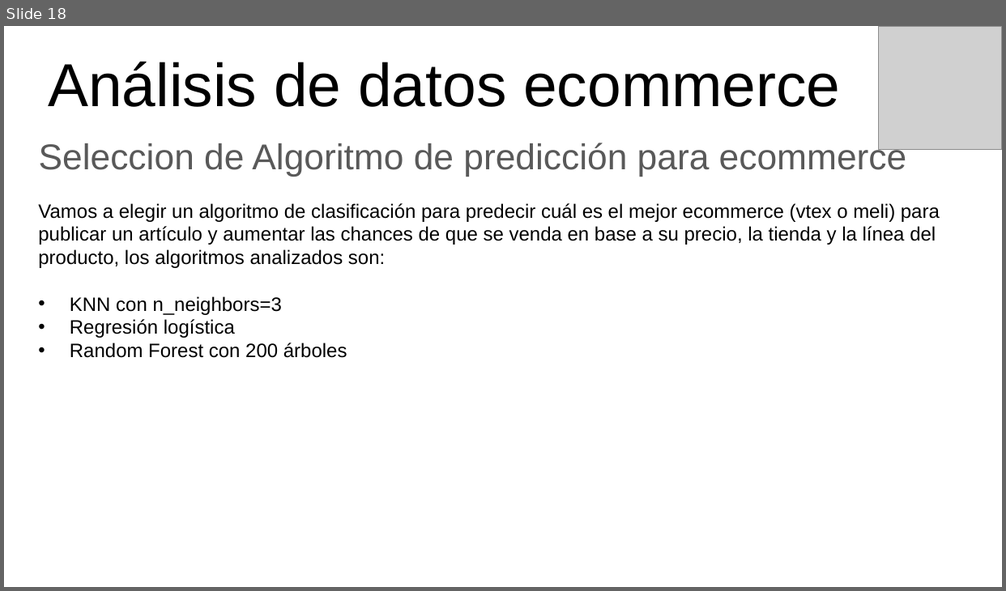
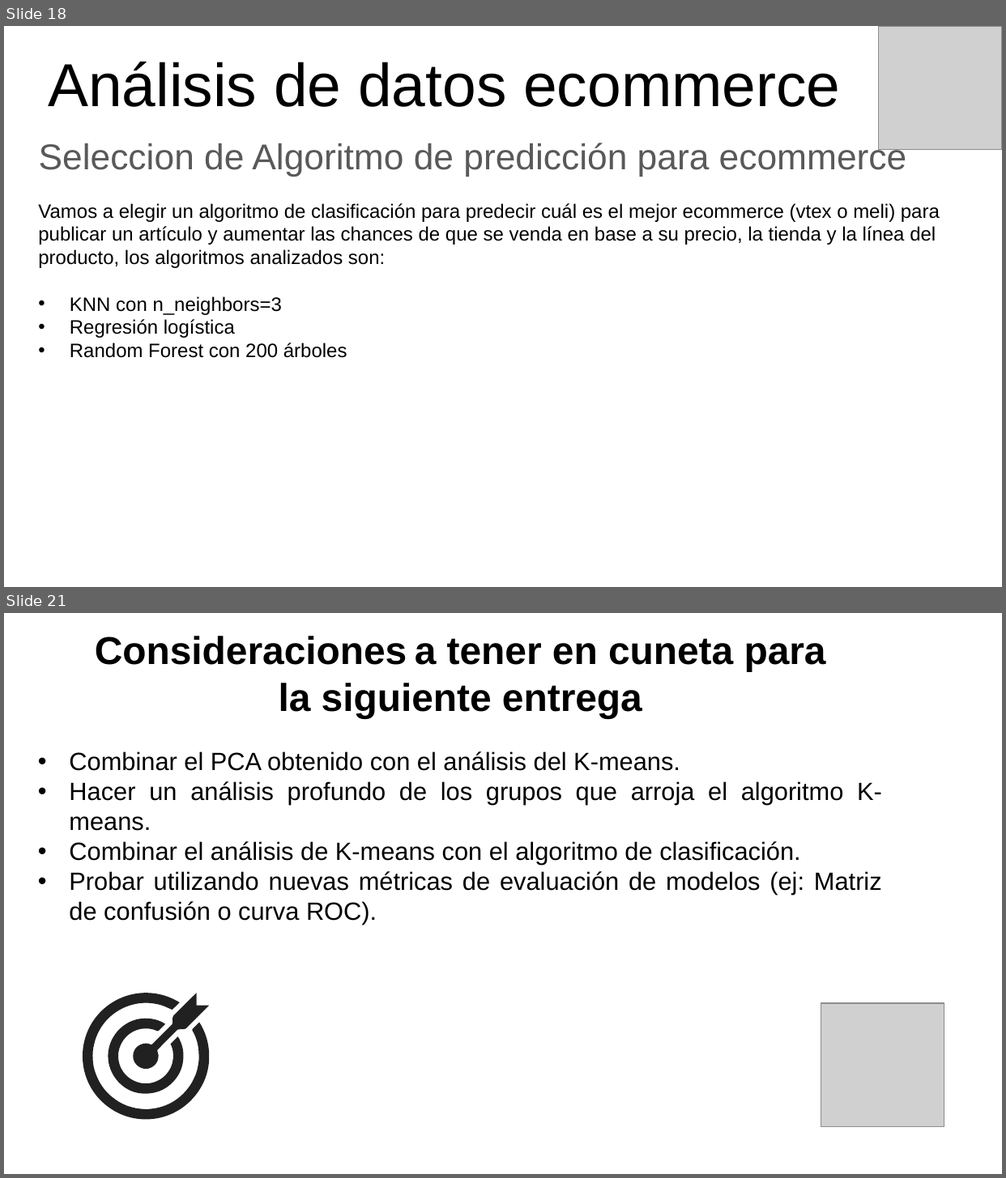
Before and after one commit to eliasguillermo/ds-ecommerce, a slide deck: PROYECTO FINAL - PRESENTANCION GERENCIAL.pptx. Shown one above the other, each under a label of ours: slide 18 before the commit, slides 18 and 21 after it; the slides between them are not shown. The pictures are 1006x591 and 1006x1178 pixels, drawn with LibreOffice and Linux fonts; fonts in the diff are those of the drawing; grey boxes stand for pictures. Boxes give left, top, right and bottom in pixels: in the first picture for what was removed or moved away, otherwise in the second. Text is boxed around its words. In the diff, an @@ line names an element or a change of style, - is before the commit and + after.

```diff
--- a/PROYECTO FINAL - PRESENTANCION GERENCIAL.pptx
+++ b/PROYECTO FINAL - PRESENTANCION GERENCIAL.pptx
@@ slide 21 added at (x1=4, y1=613, x2=1002, y2=1174), background #FFFFFF @@
@@ title added at (x1=95, y1=636, x2=826, y2=718), 28 pt, text #000000, bold @@
+Consideraciones a tener en cuneta para la siguiente entrega
@@ text added at (x1=69, y1=752, x2=882, y2=925), 18 pt, text #000000 @@
+• Combinar el PCA obtenido con el análisis del K-means.
+• Hacer un análisis profundo de los grupos que arroja el algoritmo K-means.
+• Combinar el análisis de K-means con el algoritmo de clasificación.
+• Probar utilizando nuevas métricas de evaluación de modelos (ej: Matriz de confusión o curva ROC).
@@ freeform shape added at (x1=74, y1=984, x2=211, y2=1127), fill #212121 @@
@@ freeform shape added at (x1=133, y1=993, x2=209, y2=1069), fill #212121 @@
@@ freeform shape added at (x1=104, y1=1015, x2=184, y2=1094), fill #212121 @@
@@ picture added at (x1=820, y1=1003, x2=944, y2=1127) @@
```
Also in this commit, not shown: 8 slides changed, 1 other file.
